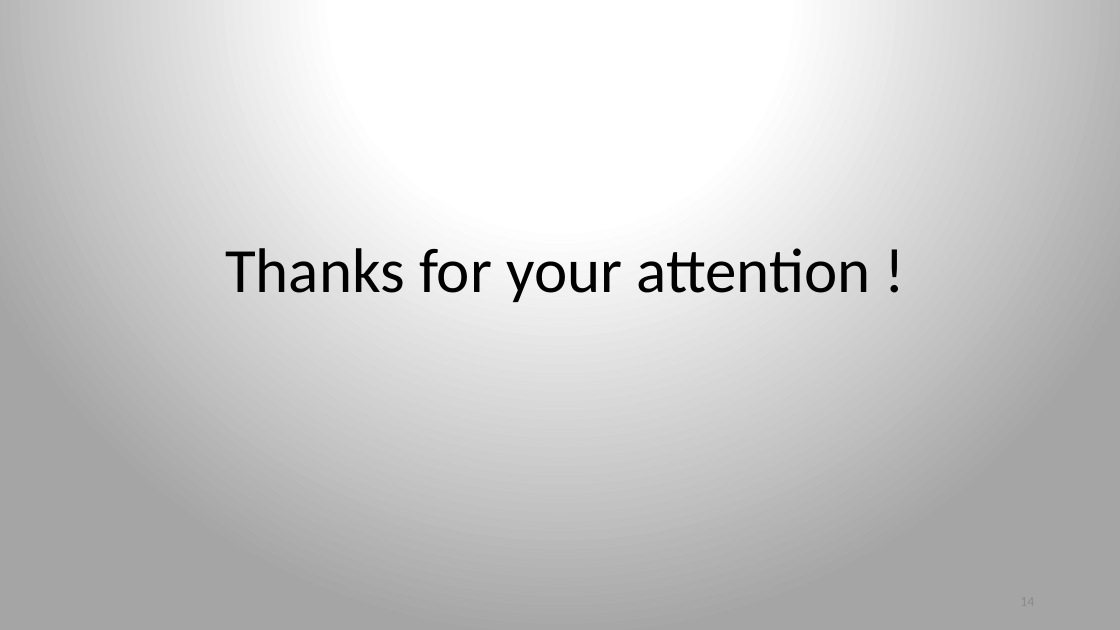
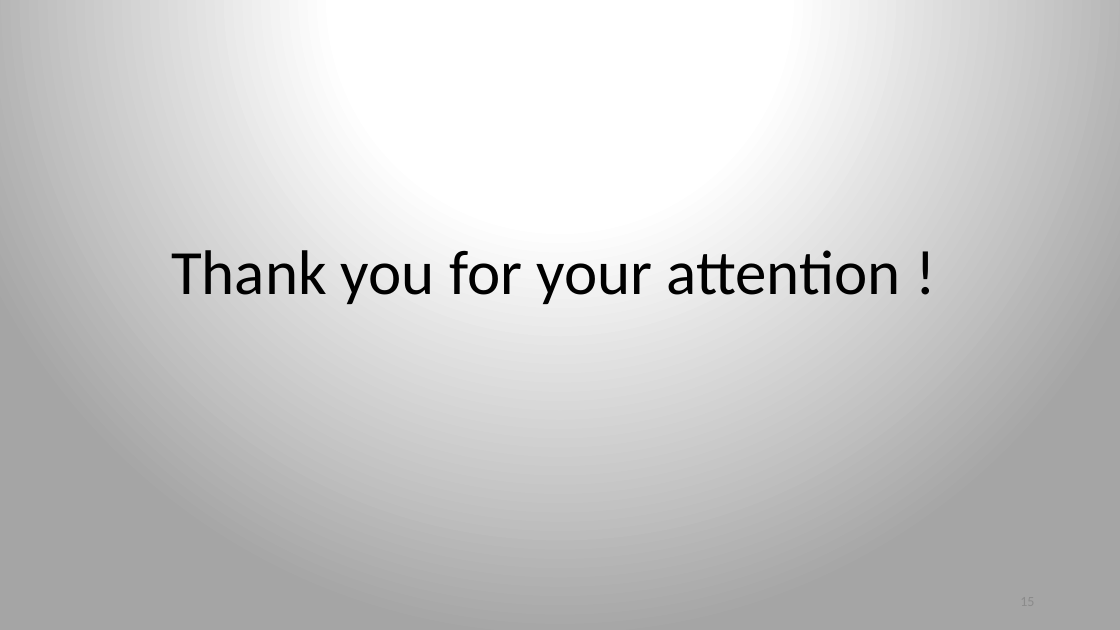
Before and after one commit to ArnaudDroitLab/ProjetLong_201911, a slide deck: slide 15 of Presentation_PL_JGorse.pptx (slide 14 before the commit). Drawn at 1120x630 pixels with LibreOffice and Linux fonts; fonts in the diff are those of the drawing. Boxes give left, top, right and bottom in pixels: in the first picture for what was removed or moved away, otherwise in the second. Text is boxed around its words. In the diff, an @@ line names an element or a change of style, - is before the commit and + after.

```diff
--- a/Presentation_PL_JGorse.pptx
+++ b/Presentation_PL_JGorse.pptx
@@ title at [171,250,901,305]: text changed @@
-Thanks for your attention !
+Thank you for your attention !
```
Also in this commit, not shown: 7 other slides changed, 4 slides added, 3 slides removed.
